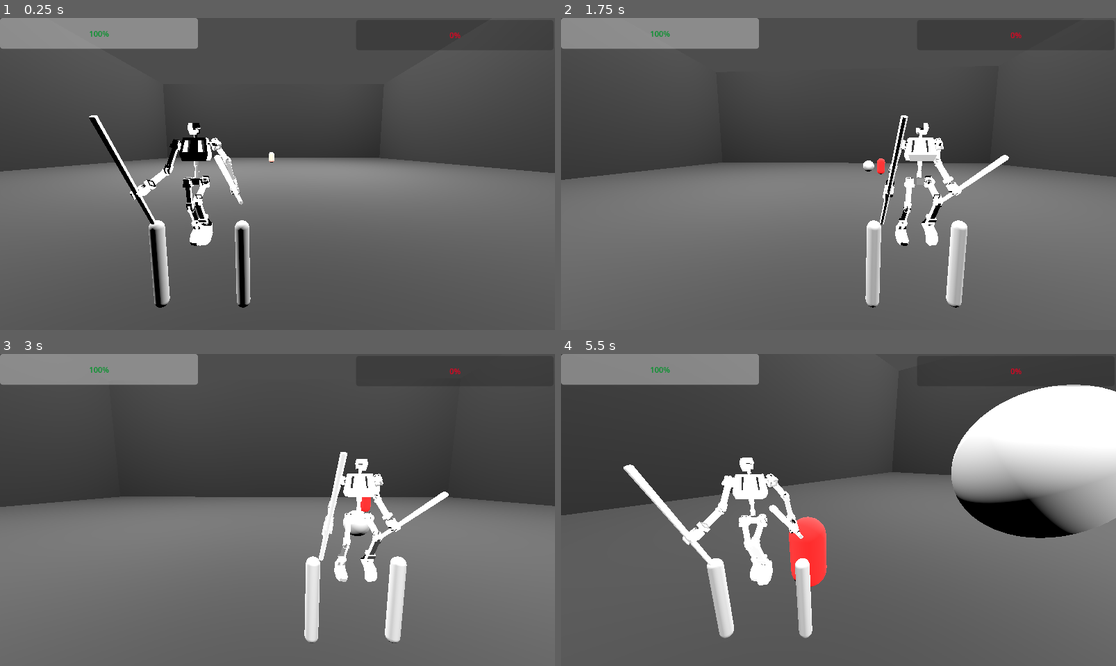
Above: before the commit, frames 1-4 (two rows, left to right).
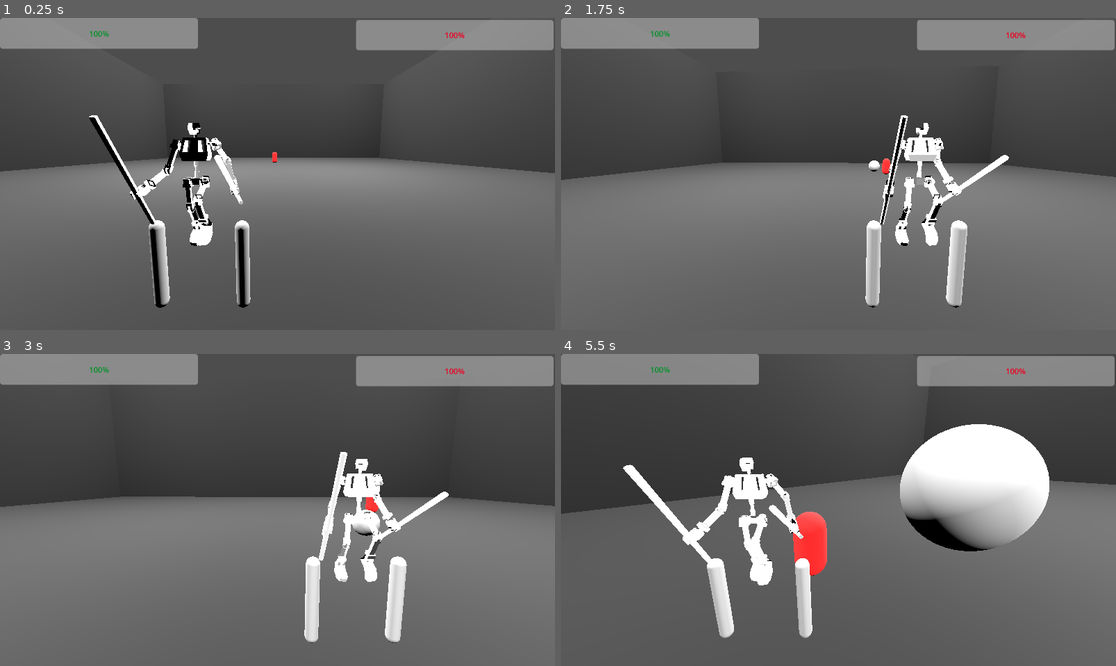
Above: after the commit, the same moments.

Repository: SKeppinger/brickbot-beatdown
Game: Godot game, scene res://demo/demo_arena.tscn
Same seed, same stepped clock (60 frames per second), same inputs: the game is played once before the commit and once after it.
Inputs (mouse positions are in pixels of both pictures, inside the frame that each line leads up to):
- Up to frame 1 (0.25 s): no input
- Up to frame 2 (1.75 s): move the mouse to (866, 174) at 0.52 s; hold W (move_forward) from 0.53 s (still down); tap X (change_shoulder) at 0.6 s; tap Space (jump) at 0.77, 1.52 s; move the mouse to (810, 174) at 1.27 s; click (810, 174) at 1.35 s
- Up to frame 3 (3 s): keep holding W (move_forward); move the mouse to (288, 503) at 2.02 s; hold Right mouse button (right_ability) 2.03-2.78 s; move the mouse to (271, 516) at 2.77 s; tap Shift (special_ability) at 2.85 s
- Up to frame 4 (5.5 s): keep holding W (move_forward); tap Space (jump) at 3.02, 3.77, 4.52 s; move the mouse to (877, 513) at 3.52 s; hold Ctrl (sprint) 3.53-4.28 s; move the mouse to (794, 506) at 4.27 s; tap C (target_lock) at 4.35 s; move the mouse to (844, 510) at 5.02 s; tap X (change_shoulder) at 5.1 s

The runs differ from the first frame. In frame 1, 3.5% of the frame differs, in the area x 48-100%, y 0-47%; in frame 2, 3.6%; in frame 3, 3.7%; in frame 4, 18%, in the area x 0-100%, y 0-90%.

Commit message:
enemy health bar!

Diff:
--- a/demo/demo_arena.tscn
+++ b/demo/demo_arena.tscn
@@ -4,7 +4,7 @@
 [ext_resource type="PackedScene" uid="uid://c3q74ciu2y4rc" path="res://demo/Interface/interface.tscn" id="1_igoa8"]
 [ext_resource type="PackedScene" uid="uid://bwi5vwavkqhot" path="res://demo/enemy.tscn" id="2_igoa8"]
 [ext_resource type="Script" uid="uid://cfwda0euuja1g" path="res://demo/player_health.gd" id="2_mj8rb"]
-[ext_resource type="PackedScene" uid="uid://bhb5nn2c51h61" path="res://demo/demo_enemy_projectile.tscn" id="5_apafh"]
+[ext_resource type="Script" uid="uid://da7u0y2h0f6iq" path="res://demo/enemy_health.gd" id="3_57bbd"]
 
 [sub_resource type="Theme" id="Theme_apafh"]
 
@@ -89,6 +89,7 @@
 rounded = true
 allow_greater = true
 fill_mode = 1
+script = ExtResource("3_57bbd")
 
 [node name="Light1" type="OmniLight3D" parent="." unique_id=105655334]
 transform = Transform3D(1, 0, 0, 0, -4.371139e-08, 1, 0, -1, -4.371139e-08, -19, 25, -19)
@@ -171,4 +172,3 @@
 [node name="Enemy" parent="." unique_id=783461347 node_paths=PackedStringArray("player") instance=ExtResource("2_igoa8")]
 transform = Transform3D(1, 0, 0, 0, 1, 0, 0, 0, 1, 0, 1.2, -10)
 player = NodePath("../Player")
-projectile = ExtResource("5_apafh")
--- a/demo/demo_enemy.gd
+++ b/demo/demo_enemy.gd
@@ -20,6 +20,7 @@
 #@onready var proj_spawn = $Pivot/ProjectileSpawn
 
 var direction = Vector3(0, 0, 0)
+signal enemy_health
 var hp = max_hp
 var dir_duration = 0.0
 var dir_change_timer = 0.0
@@ -97,6 +98,7 @@
 		hp -= damage
 		if hp <= 0:
 			queue_free()
+		enemy_health.emit(get_health())
 		hurt_mesh.visible = true
 		normal_mesh.visible = false
 		is_hurt = true
@@ -122,3 +124,7 @@
 		proj_angle = proj_angle.rotated( y_axis, PI/2)
 func bounced():
 	direction = -direction
+
+## Get health
+func get_health():
+	return hp
--- a/demo/demo_enemy_projectile.tscn
+++ b/demo/demo_enemy_projectile.tscn
@@ -12,6 +12,7 @@
 script = ExtResource("1_p6js5")
 lifetime = 5.0
 speed = 10.0
+source = 1
 metadata/_custom_type_script = "uid://11d7lp206w2v"
 
 [node name="CollisionShape3D" type="CollisionShape3D" parent="." unique_id=268207585]
--- a/demo/enemy.tscn
+++ b/demo/enemy.tscn
@@ -21,6 +21,8 @@
 collision_layer = 2
 collision_mask = 7
 script = ExtResource("1_xm18p")
+max_hp = 25
+projectile = ExtResource("2_4us2m")
 
 [node name="CollisionShape3D" type="CollisionShape3D" parent="." unique_id=592725260]
 shape = SubResource("CapsuleShape3D_h17gs")
--- a/demo/enemy_health.gd
+++ b/demo/enemy_health.gd
@@ -4,7 +4,8 @@
 	var enemy_node = get_tree().get_first_node_in_group("enemy") # get player object on scene tree, actual name may differ
 	if enemy_node:
 		enemy_node.connect("enemy_health", Callable(self, "_on_enemy_health_changed")) # assumes player has a signal named player_health representing the current health
-		value = enemy_node.health # initialize progress bar value to player health
+		value = enemy_node.get_health() # initialize progress bar value to player health
+		max_value = enemy_node.get_health()
 
 func _on_enemy_health_changed(new_health_value: int):
 	value = new_health_value
